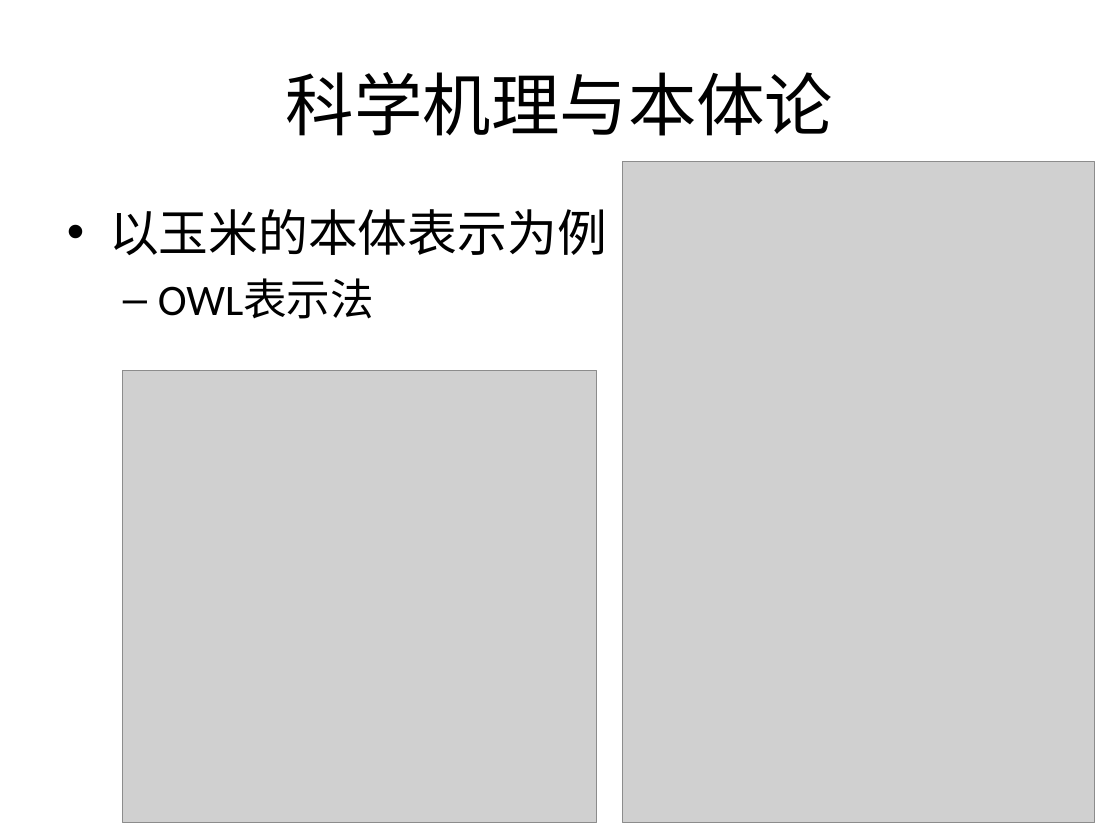
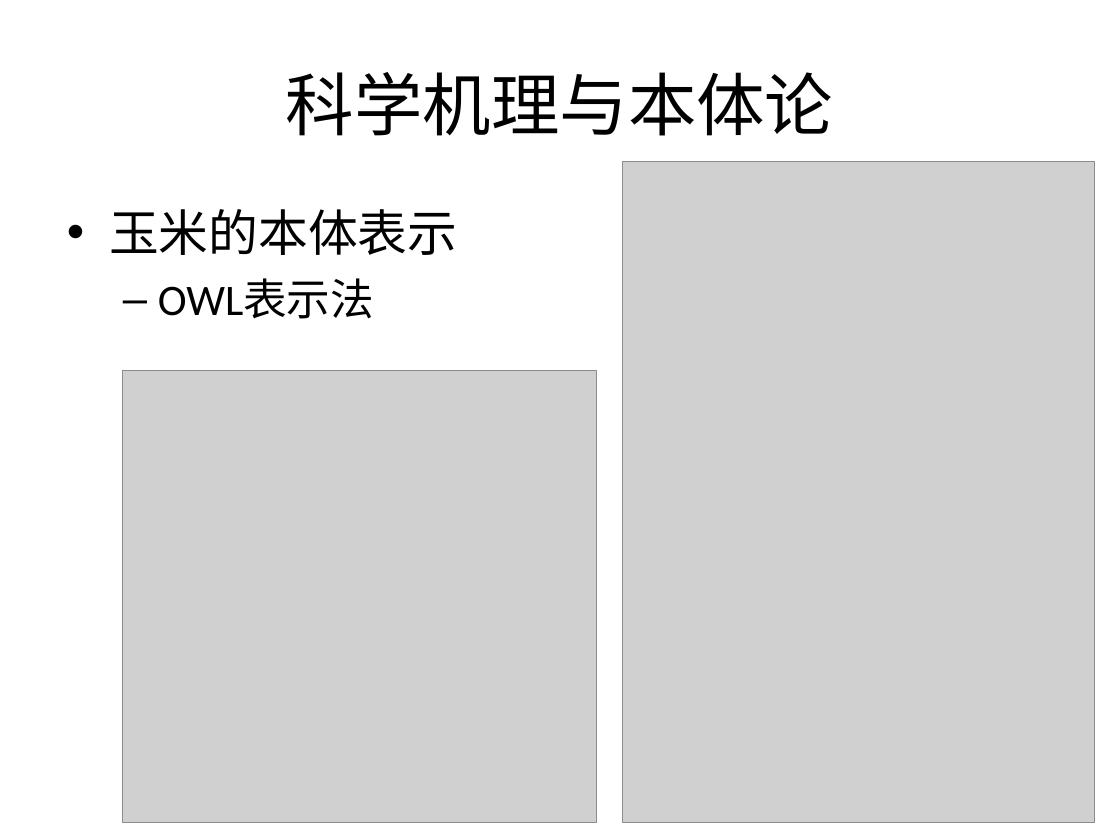
Before and after one commit to Nookleptia/qianmen3d, a slide deck: slide 15 of 毕设文件/毕设提纲.ppt. Drawn at 1120x840 pixels with LibreOffice and Linux fonts; fonts in the diff are those of the drawing; grey boxes stand for pictures. Boxes give left, top, right and bottom in pixels: in the first picture for what was removed or moved away, otherwise in the second. Text is boxed around its words. In the diff, an @@ line names an element or a change of style, - is before the commit and + after.

```diff
--- a/毕设文件/毕设提纲.ppt
+++ b/毕设文件/毕设提纲.ppt
@@ text at (x1=109, y1=209, x2=458, y2=255): text changed @@
-• 以玉米的本体表示为例
+• 玉米的本体表示
```
Also in this commit, not shown: 8 other slides changed, 2 slides added, 3 other files.
